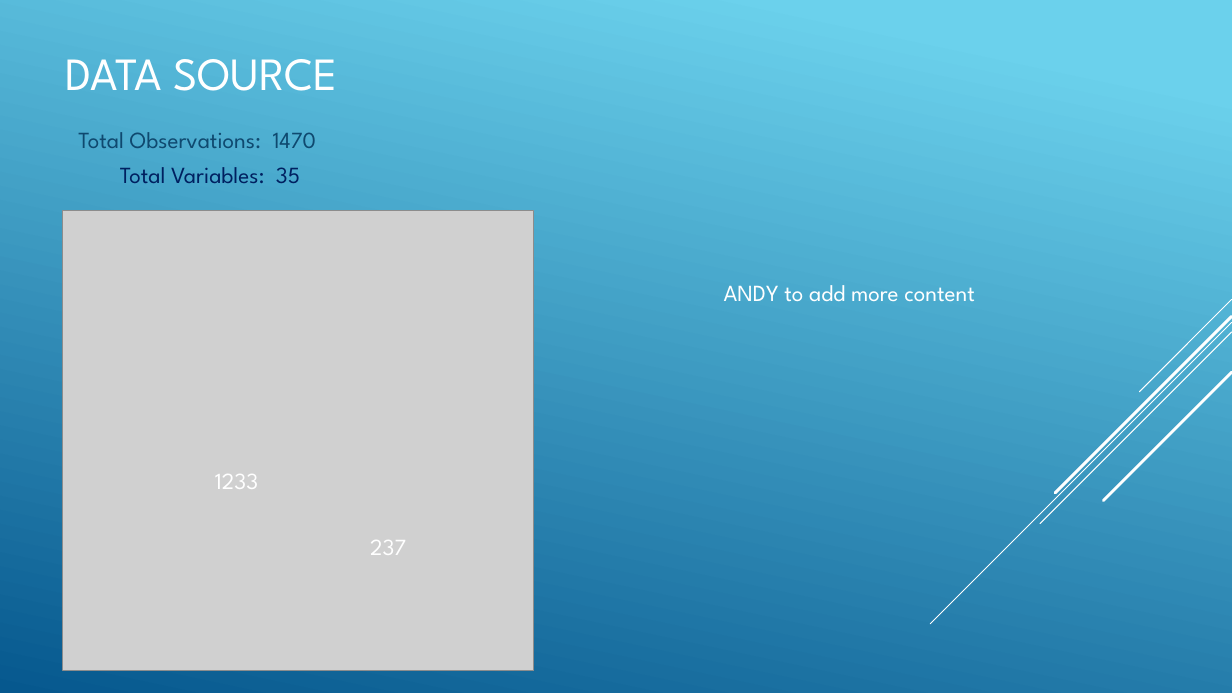
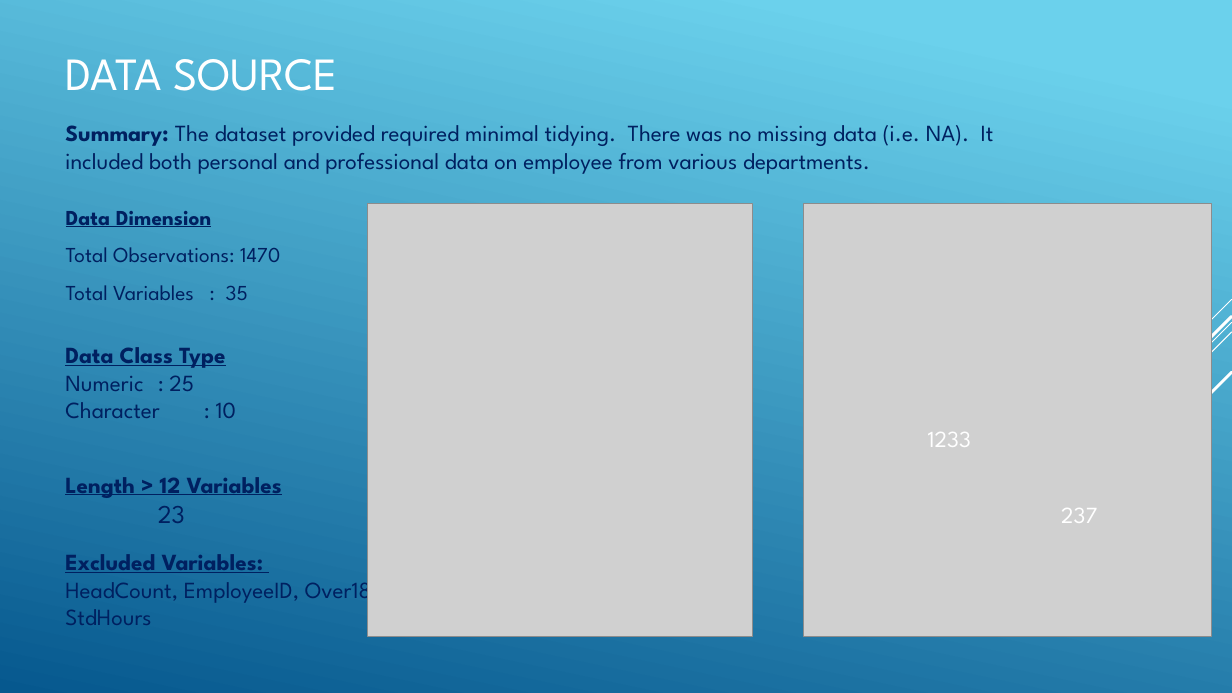
Before and after one commit to R-Chandna/MSDS6306_CaseStudy_2, a slide deck: slide 3 of Reducing_Attrition_AnEdit.pptx. Drawn at 1232x693 pixels with LibreOffice and Linux fonts; fonts in the diff are those of the drawing; grey boxes stand for pictures. Boxes give left, top, right and bottom in pixels: in the first picture for what was removed or moved away, otherwise in the second. Text is boxed around its words. In the diff, an @@ line names an element or a change of style, - is before the commit and + after.

Commit message:
Updated slide 2 and 3.  Intro and Data source

```diff
--- a/Reducing_Attrition_AnEdit.pptx
+++ b/Reducing_Attrition_AnEdit.pptx
@@ text added at bbox=[65, 125, 994, 174], 18 pt, text #002060 @@
+Summary: The dataset provided required minimal tidying. There was no missing data (i.e. NA). It
+included both personal and professional data on employee from various departments.
@@ text removed at bbox=[120, 167, 300, 183] @@
-Total Variables: 35
@@ text "Data Dimension": place and size @@
-text "Data Dimension" at bbox=[78, 132, 317, 148]
+text "Data Dimension" at bbox=[66, 211, 280, 300]
@@ picture added at bbox=[368, 203, 753, 636] @@
@@ picture: place and size @@
-picture at bbox=[63, 211, 534, 671]
+picture at bbox=[804, 203, 1212, 636]
@@ text at bbox=[66, 211, 211, 227]: paragraph added @@
+Data Dimension
@@ text at bbox=[66, 247, 280, 262]: size 18 to 16.6 pt, text colour #0F496F to #002060 in "Total Observations: 1470" @@
@@ text at bbox=[66, 285, 248, 300]: paragraph added @@
+Total Variables : 35
@@ text removed at bbox=[724, 285, 974, 302] @@
-ANDY to add more content
@@ text added at bbox=[65, 347, 236, 418], 18 pt, text #002060 @@
+Data Class Type
+Numeric : 25
+Character : 10
@@ text "1233": place and size @@
-text "1233" at bbox=[215, 474, 258, 489]
+text "1233" at bbox=[928, 432, 971, 447]
@@ text added at bbox=[65, 477, 282, 523], 18 pt, text #002060, bold, underline @@
+Length > 12 Variables
+  23
@@ text "237": place and size @@
-text "237" at bbox=[370, 540, 406, 555]
+text "237" at bbox=[1061, 508, 1097, 523]
@@ text added at bbox=[65, 554, 378, 625], 18 pt, text #002060 @@
+Excluded Variables:
+HeadCount, EmployeeID, Over18, StdHours
```
